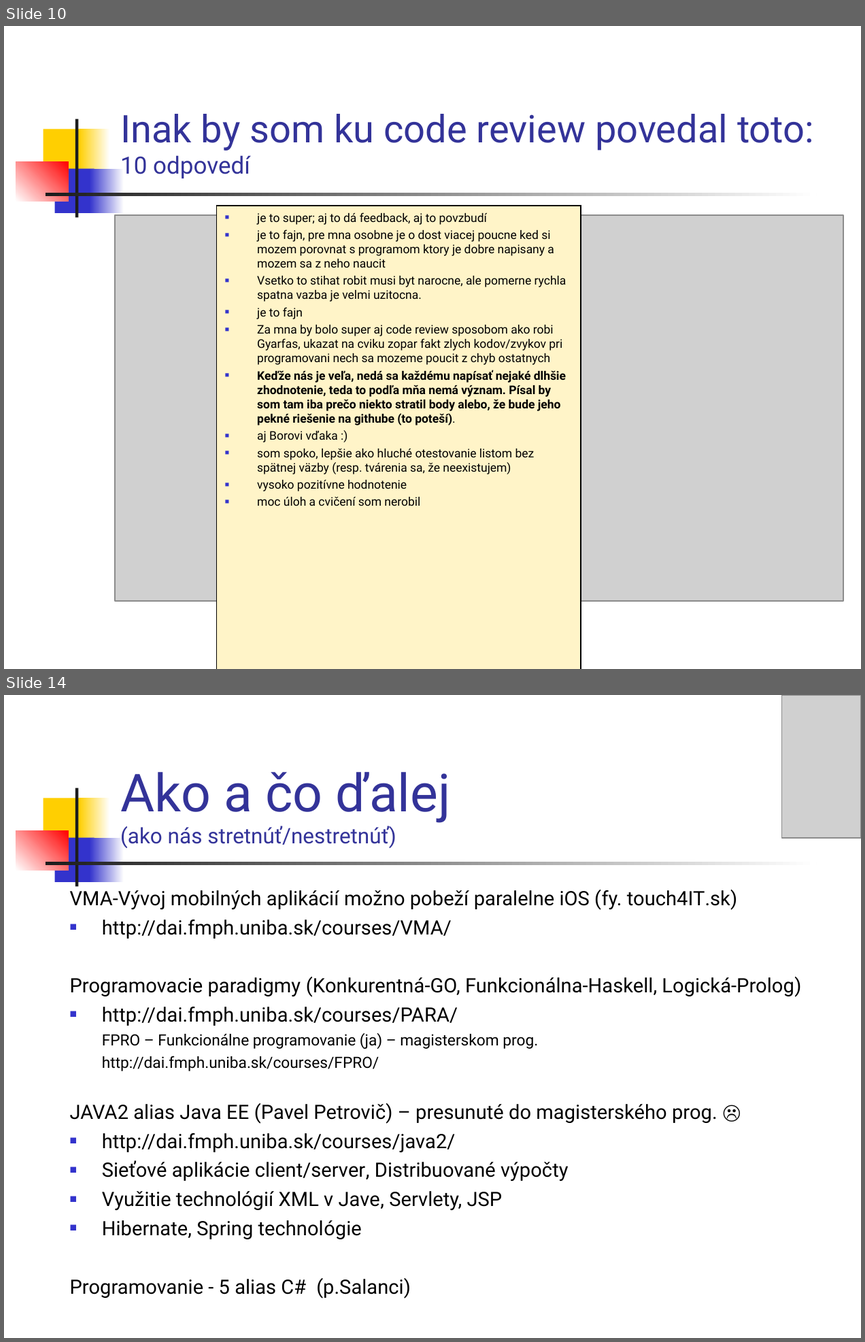
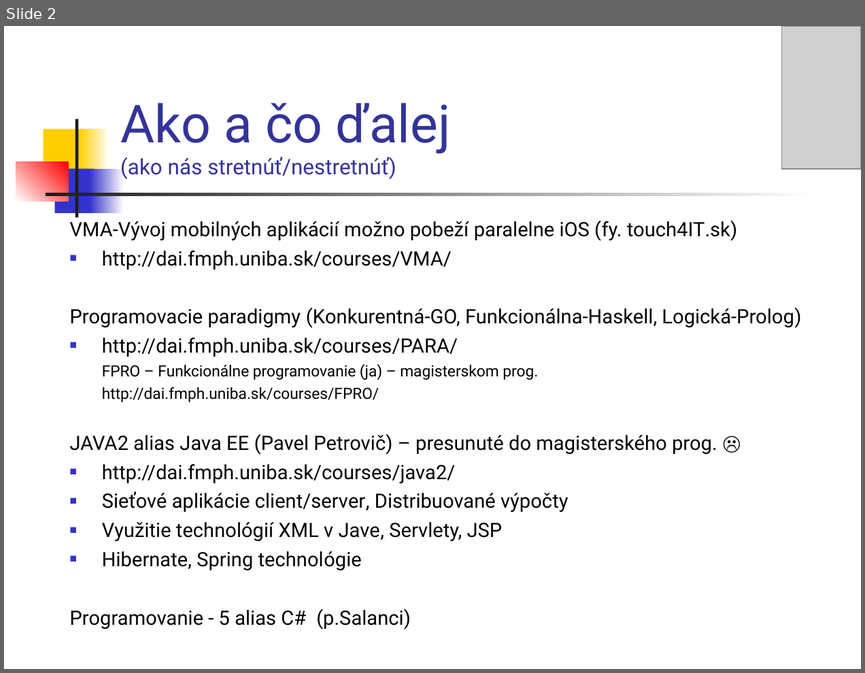
Before and after one commit to Programovanie4/Prednasky, a slide deck: 13/grandfinale.ppt. Shown one above the other, each under a label of ours: slides 10 and 14 before the commit, slide 2 after it; the slides between them are not shown. The pictures are 865x1342 and 865x673 pixels, drawn with LibreOffice and Linux fonts; fonts in the diff are those of the drawing; grey boxes stand for pictures. Boxes give left, top, right and bottom in pixels: in the first picture for what was removed or moved away, otherwise in the second. Text is boxed around its words. In the diff, an @@ line names an element or a change of style, - is before the commit and + after.

```diff
--- a/13/grandfinale.ppt
+++ b/13/grandfinale.ppt
@@ slide 10 removed at [4, 26, 861, 669], background #FFFFFF; not listed: 7 template elements that a slide beside it also shows @@
@@ title removed at [120, 114, 814, 178] @@
-Inak by som ku code review povedal toto:
-10 odpovedí
@@ rectangle removed at [216, 206, 581, 669] @@
-■ je to super; aj to dá feedback, aj to povzbudí
-■ je to fajn, pre mna osobne je o dost viacej poucne ked si mozem porovnat s programom ktory je dobre napisany a mozem sa z neho naucit
-■ Vsetko to stihat robit musi byt narocne, ale pomerne rychla spatna vazba je velmi uzitocna.
-■ je to fajn
-■ Za mna by bolo super aj code review sposobom ako robi Gyarfas, ukazat na cviku zopar fakt zlych kodov/zvykov pri programovani nech sa mozeme poucit z chyb ostatnych
-■ Keďže nás je veľa, nedá sa každému napísať nejaké dlhšie zhodnotenie, teda to podľa mňa nemá význam. Písal by som tam iba prečo niekto stratil body alebo, že bude jeho pekné riešenie na githube (to poteší).
-■ aj Borovi vďaka :)
-■ som spoko, lepšie ako hluché otestovanie listom bez spätnej väzby (resp. tvárenia sa, že neexistujem)
-■ vysoko pozitívne hodnotenie
-■ moc úloh a cvičení som nerobil
@@ picture removed at [115, 215, 843, 601] @@
@@ what was slide 14 is now slide 2 @@
```
Also in this commit, not shown: 1 slide changed, 1 slide added, 12 other slides removed, 4 other files.
